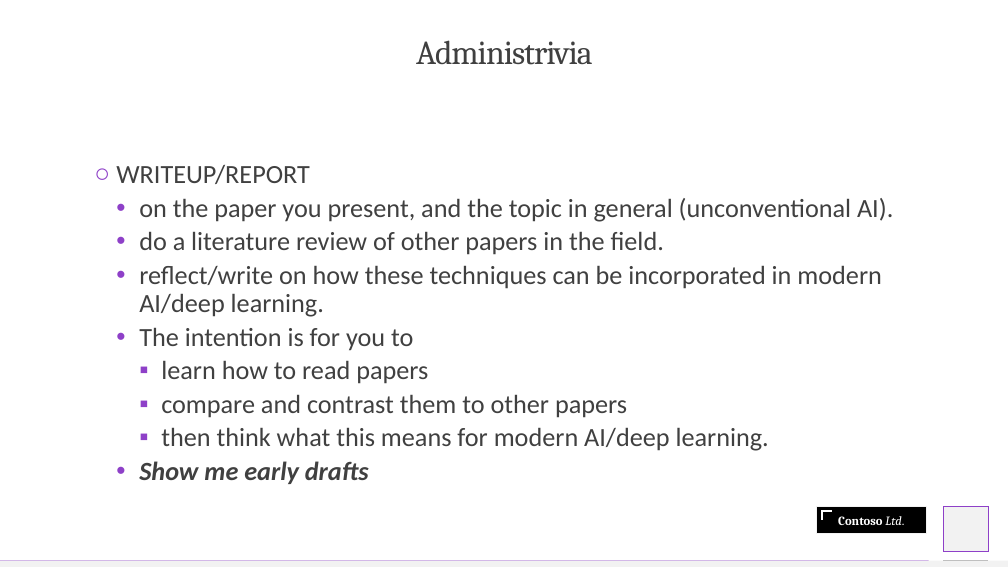
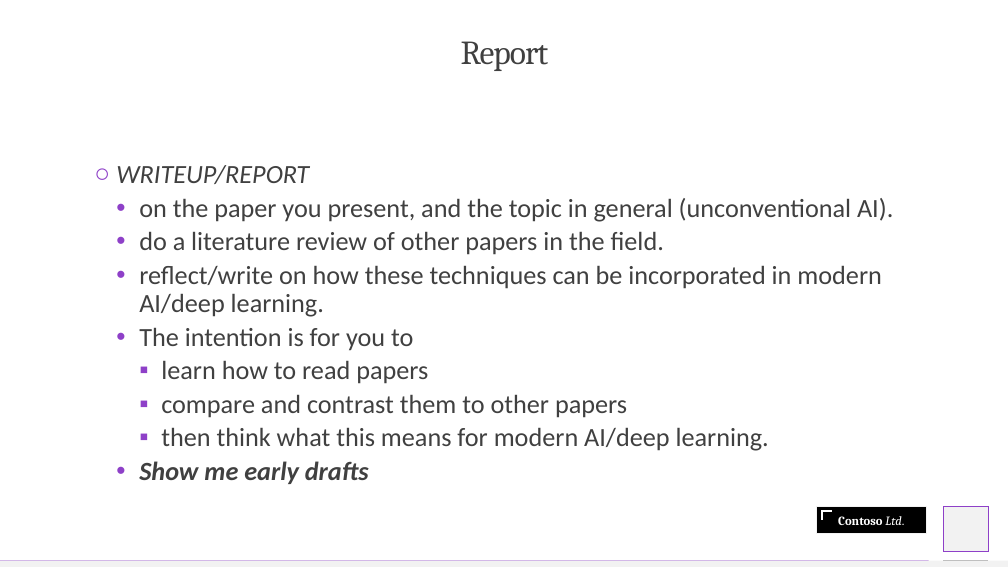
Before and after one commit to neelsoumya/special_topics_unconventional_AI, a slide deck: slide 4 of wrapup.pptx. Drawn at 1008x567 pixels with LibreOffice and Linux fonts; fonts in the diff are those of the drawing. Boxes give left, top, right and bottom in pixels: in the first picture for what was removed or moved away, otherwise in the second. Text is boxed around its words. In the diff, an @@ line names an element or a change of style, - is before the commit and + after.

```diff
--- a/wrapup.pptx
+++ b/wrapup.pptx
@@ title at <box>461,41,549,71</box>: text changed @@
-Administrivia
+Report
@@ text at <box>116,165,309,184</box>: italic on in "WRITEUP/REPORT" @@
```
Also in this commit, not shown: 3 other slides changed, 2 other files.
